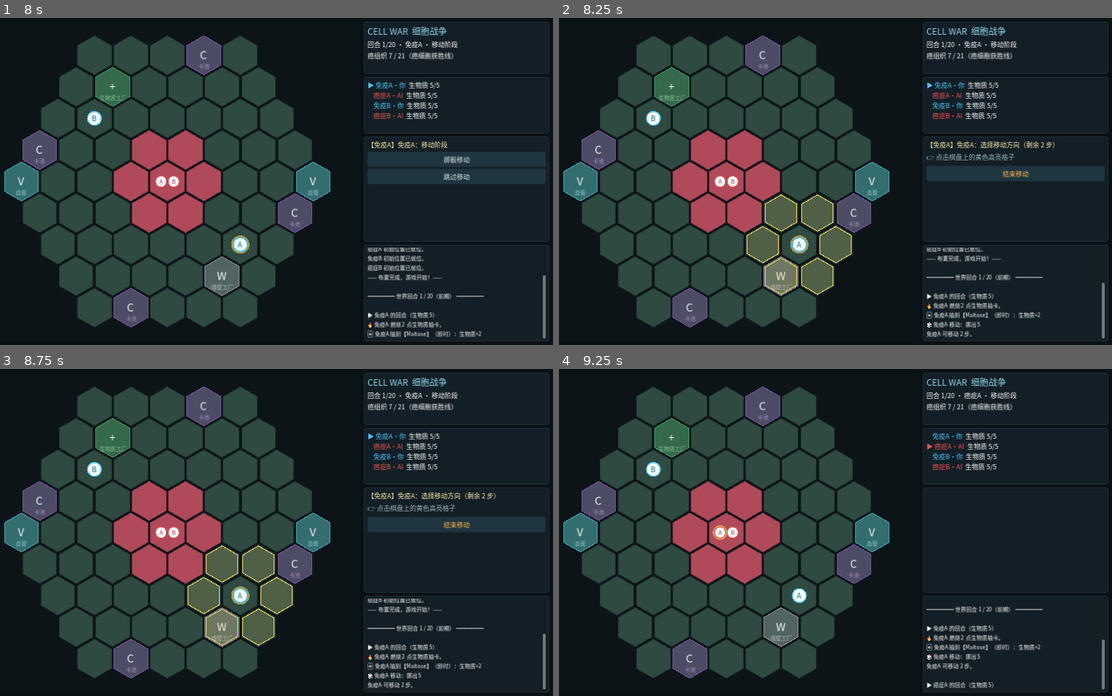
Above: before the commit, frames 1-4 (two rows, left to right).
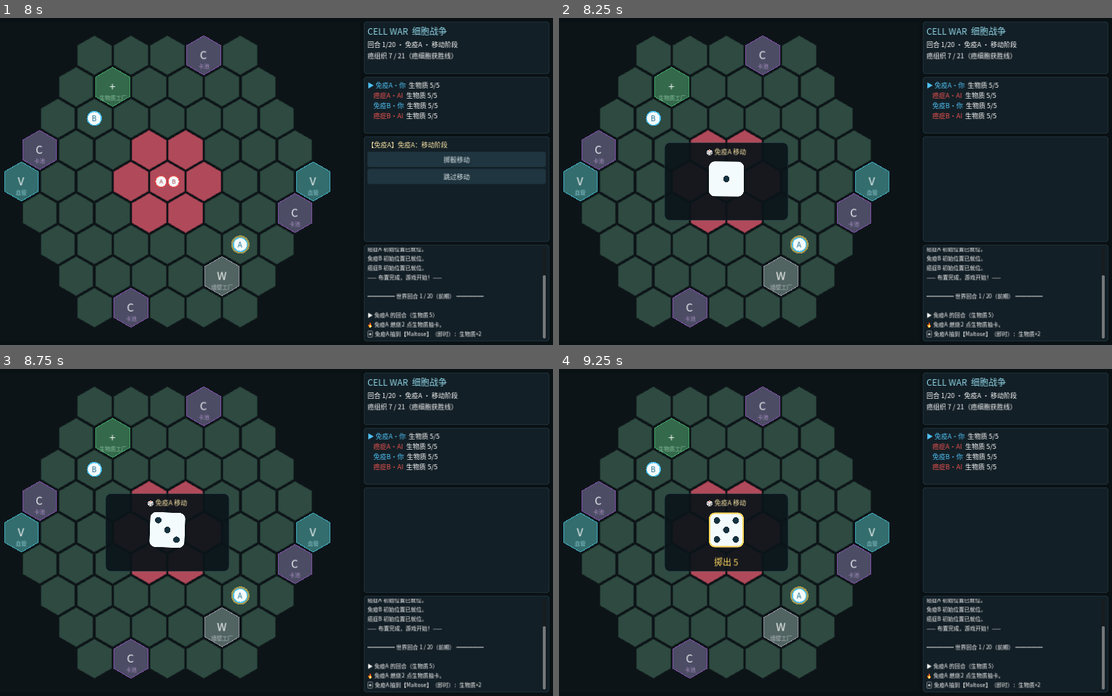
Above: after the commit, the same moments.

Repository: Kevinnb66699/SpringSense-2026-2027-Cell-War
Game: Godot game, scene res://scenes/Main.tscn
Two runs of this game, one before a commit and one after it. Both use one fixed random seed, a clock stepped at 60 frames per second and the inputs below.
Inputs (mouse positions are in pixels of both pictures, inside the frame that each line leads up to):
- Up to frame 1 (8 s): click "执免疫 · 4 人局" at 0.5 s; click "使用官方地图布局（推荐）" at 1.25 s; tap Enter at 2, 3.5, 5 s; move the mouse to (165, 181) at 2.02 s; click (165, 181) at 2.17 s; tap Space at 2.75, 4.25, 5.75 s; move the mouse to (143, 197) at 2.77 s; click (143, 197) at 2.92 s; move the mouse to (320, 109) at 3.52 s; click (320, 109) at 3.67 s; move the mouse to (232, 246) at 4.27 s; click (232, 246) at 4.42 s; move the mouse to (436, 230) at 5.02 s; click (436, 230) at 5.17 s; move the mouse to (88, 132) at 5.77 s; click (88, 132) at 5.92 s; click "燃烧抽卡：燃烧 2 点生物质，抽一张卡" at 6.5 s; click "结束抽卡阶段" at 7.25 s
- Up to frame 2 (8.25 s): click "掷骰移动" at 8 s
- Up to frame 3 (8.75 s): no input
- Up to frame 4 (9.25 s): click (1017, 525) at 8.75 s, where only the run before the commit has a clickable "结束移动"

Frame 1 is identical in both runs. In frame 2, 11% of the frame differs, in the area x 19-99%, y 37-98%; in frame 3, 11%; in frame 4, 7.0%.

Commit message:
掷骰过程可视化：棋盘中央骰子动画
- 新增 DiceOverlay：程序绘制的点数骰子，快速翻面→减速→定格结果
  （金框高亮 + 抖动效果），动画播完流程才继续，画面与规则同步
- 引擎 d6() 改为先经桥展示再写日志（bridge.show_roll），无头运行自动跳过
- 人机对战中你和 AI 的骰子都使用完整动画；观战演示模式用加速版
- 桥基类统一持有 main 引用（子类不再各自声明）

Co-Authored-By: Claude Fable 5 <noreply@anthropic.com>

Diff:
--- a/game/scripts/core/cw_bridge.gd
+++ b/game/scripts/core/cw_bridge.gd
@@ -21,6 +21,9 @@
 signal state_changed
 signal log_added(text: String)
 
+## UI 主控制器（Main 节点）。无头运行时为 null，掷骰展示等 UI 反馈自动跳过。
+var main = null
+
 
 func ask(req: Dictionary):
 	var t: String = req.get("type", "")
@@ -42,6 +45,12 @@
 	return null
 
 
+## 展示一次掷骰（引擎在写日志前 await 此方法；UI 播放动画，无头时立即返回）
+func show_roll(reason: String, value: int) -> void:
+	if main != null:
+		await main.play_dice(reason, value, false)
+
+
 func log_line(text: String) -> void:
 	log_added.emit(text)
 
--- a/game/scripts/core/cw_game.gd
+++ b/game/scripts/core/cw_game.gd
@@ -86,6 +86,7 @@
 
 func d6(reason: String = "") -> int:
 	var v := rng.randi_range(1, 6)
+	await bridge.show_roll(reason, v)
 	if reason != "":
 		log_line("🎲 %s：掷出 %d" % [reason, v])
 	return v
@@ -743,7 +744,7 @@
 			var best := 0
 			var rolls: Dictionary = {}
 			for q in contenders:
-				var v := d6("%s 争夺卡池" % q.pname)
+				var v: int = await d6("%s 争夺卡池" % q.pname)
 				rolls[q] = v
 				if v > best:
 					best = v
@@ -798,7 +799,7 @@
 			await draw_card(p)
 		elif pick == "mutate":
 			p.lose_biomass(1)
-			var v := d6("%s 突变抽卡" % p.pname)
+			var v: int = await d6("%s 突变抽卡" % p.pname)
 			if v >= 4:
 				await draw_card(p)
 			else:
@@ -849,7 +850,7 @@
 	var pick = await ask_option(p.pname, "%s：移动阶段" % p.pname,
 		["掷骰移动", "跳过移动"], ["roll", "skip"])
 	if pick == "roll":
-		var v := d6("%s 移动" % p.pname)
+		var v: int = await d6("%s 移动" % p.pname)
 		var steps := _die_steps(v) + _move_bonus(p)
 		log_line("%s 可移动 %d 步。" % [p.pname, steps])
 		await _interactive_move(p, steps)
@@ -862,7 +863,7 @@
 			["掷骰移动", "放弃"], [true, false])
 		if use != true:
 			break
-		var v2 := d6("%s 额外移动" % p.pname)
+		var v2: int = await d6("%s 额外移动" % p.pname)
 		var steps2 := _die_steps(v2) + _move_bonus(p)
 		log_line("%s 可移动 %d 步。" % [p.pname, steps2])
 		await _interactive_move(p, steps2)
@@ -993,7 +994,7 @@
 		tier = 2
 		log_line("💥 攻击必然大成功！")
 	else:
-		var v := d6("%s 攻击判定" % atk.pname)
+		var v: int = await d6("%s 攻击判定" % atk.pname)
 		if v <= 1:
 			tier = 0
 		elif v <= 3:
--- a/game/scripts/ui/demo_bridge.gd
+++ b/game/scripts/ui/demo_bridge.gd
@@ -12,6 +12,12 @@
 		rng.randomize()
 	else:
 		rng.seed = seed_value
+
+
+## 演示模式统一用加速掷骰动画
+func show_roll(reason: String, value: int) -> void:
+	if main != null:
+		await main.play_dice(reason, value, true)
 
 
 func ask(req: Dictionary):
--- /dev/null
+++ b/game/scripts/ui/dice_overlay.gd
@@ -0,0 +1,87 @@
+class_name DiceOverlay
+extends Control
+## 掷骰动画浮层：快速翻面 → 减速 → 定格结果。
+## play() 为协程，动画播完才返回，调用方 await 以暂停游戏流程。
+
+var reason_text := ""
+var face := 1
+var rolling := false
+
+var _rng := RandomNumberGenerator.new()
+var _panel_sb := StyleBoxFlat.new()
+var _dice_sb := StyleBoxFlat.new()
+var _dice_sb_final := StyleBoxFlat.new()
+
+## 骰面点数布局（单位偏移）
+const PIPS := {
+	1: [Vector2(0, 0)],
+	2: [Vector2(-1, -1), Vector2(1, 1)],
+	3: [Vector2(-1, -1), Vector2(0, 0), Vector2(1, 1)],
+	4: [Vector2(-1, -1), Vector2(1, -1), Vector2(-1, 1), Vector2(1, 1)],
+	5: [Vector2(-1, -1), Vector2(1, -1), Vector2(0, 0), Vector2(-1, 1), Vector2(1, 1)],
+	6: [Vector2(-1, -1), Vector2(1, -1), Vector2(-1, 0), Vector2(1, 0), Vector2(-1, 1), Vector2(1, 1)],
+}
+
+
+func _init() -> void:
+	visible = false
+	mouse_filter = Control.MOUSE_FILTER_IGNORE
+	custom_minimum_size = Vector2(340, 214)
+	_rng.randomize()
+	_panel_sb.bg_color = Color(0.04, 0.08, 0.10, 0.93)
+	_panel_sb.set_corner_radius_all(14)
+	_panel_sb.border_color = Color("#24404c")
+	_panel_sb.set_border_width_all(1)
+	_dice_sb.bg_color = Color("#f4fbfd")
+	_dice_sb.set_corner_radius_all(16)
+	_dice_sb_final.bg_color = Color("#f4fbfd")
+	_dice_sb_final.set_corner_radius_all(16)
+	_dice_sb_final.border_color = Color("#ffd75e")
+	_dice_sb_final.set_border_width_all(4)
+
+
+## 播放一次掷骰动画。fast：AI 掷骰的加速版本
+func play(reason: String, value: int, fast: bool) -> void:
+	reason_text = reason
+	visible = true
+	var interval := 0.045
+	var steps := 6 if fast else 10
+	for i in range(steps):
+		var nf := _rng.randi_range(1, 6)
+		if nf == face:
+			nf = nf % 6 + 1
+		face = nf
+		rolling = true
+		queue_redraw()
+		await get_tree().create_timer(interval).timeout
+		interval *= 1.16
+	face = value
+	rolling = false
+	queue_redraw()
+	await get_tree().create_timer(0.35 if fast else 0.6).timeout
+	visible = false
+
+
+func _draw() -> void:
+	_panel_sb.draw(get_canvas_item(), Rect2(Vector2.ZERO, size))
+	var font := get_theme_default_font()
+	if font != null and reason_text != "":
+		draw_string(font, Vector2(0, 32), "🎲 " + reason_text,
+			HORIZONTAL_ALIGNMENT_CENTER, size.x, 18, Color("#ffe9a8"))
+	# 骰子（滚动中带随机抖动）
+	var ds := 96.0
+	var dcenter := Vector2(size.x / 2.0, 52.0 + ds / 2.0)
+	var angle := _rng.randf_range(-0.09, 0.09) if rolling else 0.0
+	draw_set_transform(dcenter, angle, Vector2.ONE)
+	var drect := Rect2(Vector2(-ds / 2.0, -ds / 2.0), Vector2(ds, ds))
+	if rolling:
+		_dice_sb.draw(get_canvas_item(), drect)
+	else:
+		_dice_sb_final.draw(get_canvas_item(), drect)
+	for off in PIPS[face]:
+		draw_circle(off * ds * 0.27, 9.0, Color("#16323e"))
+	draw_set_transform(Vector2.ZERO, 0.0, Vector2.ONE)
+	# 结果
+	if not rolling and font != null:
+		draw_string(font, Vector2(0, size.y - 16), "掷出 %d" % face,
+			HORIZONTAL_ALIGNMENT_CENTER, size.x, 24, Color("#ffd75e"))
--- a/game/scripts/ui/hybrid_bridge.gd
+++ b/game/scripts/ui/hybrid_bridge.gd
@@ -4,7 +4,6 @@
 ## 决策归属通过请求的 who 字段判断（"免疫×" / "癌×"，词表由 cw_game 控制）。
 ## human_faction 为空字符串时双方都由 AI 操作（用于测试）。
 
-var main = null                  # Main 节点（人类决策 UI）
 var game = null                  # CWGame（_start 后由 main 赋值，AI 决策需要读取局面）
 var tree: SceneTree = null
 var human_faction := ""          # CWData.FACTION_IMMUNE / FACTION_CANCER / ""(全AI)
--- a/game/scripts/ui/main.gd
+++ b/game/scripts/ui/main.gd
@@ -15,6 +15,7 @@
 var log_rtl: RichTextLabel
 var menu_layer: CenterContainer
 var menu_vbox: VBoxContainer
+var dice_overlay: DiceOverlay
 
 
 func _ready() -> void:
@@ -101,6 +102,14 @@
 	board_view.hex_clicked.connect(_on_board_hex)
 	board_view.edge_clicked.connect(_on_board_edge)
 	hbox.add_child(board_view)
+
+	# 掷骰动画浮层（居中于棋盘上方，不拦截鼠标）
+	var dice_center := CenterContainer.new()
+	dice_center.set_anchors_preset(Control.PRESET_FULL_RECT)
+	dice_center.mouse_filter = Control.MOUSE_FILTER_IGNORE
+	board_view.add_child(dice_center)
+	dice_overlay = DiceOverlay.new()
+	dice_center.add_child(dice_overlay)
 
 	var side := VBoxContainer.new()
 	side.custom_minimum_size = Vector2(510, 0)
@@ -262,6 +271,7 @@
 	if mode == "demo":
 		bridge = DemoBridge.new()
 		bridge.tree = get_tree()
+		bridge.main = self
 	elif mode == "ai":
 		bridge = HybridBridge.new()
 		bridge.main = self
@@ -340,6 +350,11 @@
 
 
 # ==================== 问答桥回调 ====================
+
+## 播放掷骰动画（引擎经桥调用；动画播完才返回，保证流程与画面同步）
+func play_dice(reason: String, value: int, fast: bool) -> void:
+	await dice_overlay.play(reason, value, fast)
+
 
 func show_request(req: Dictionary) -> void:
 	pending_req = req
--- a/game/scripts/ui/ui_bridge.gd
+++ b/game/scripts/ui/ui_bridge.gd
@@ -1,8 +1,7 @@
 class_name UIBridge
 extends CWBridge
 ## 真人玩家问答桥：把规则引擎的请求转交给 Main 界面，等待玩家点击后返回答案。
-
-var main = null   # Main 节点
+## main 节点引用继承自 CWBridge 基类。
 
 signal answered(value)
 
Not shown, added: game/scripts/ui/dice_overlay.gd.uid
